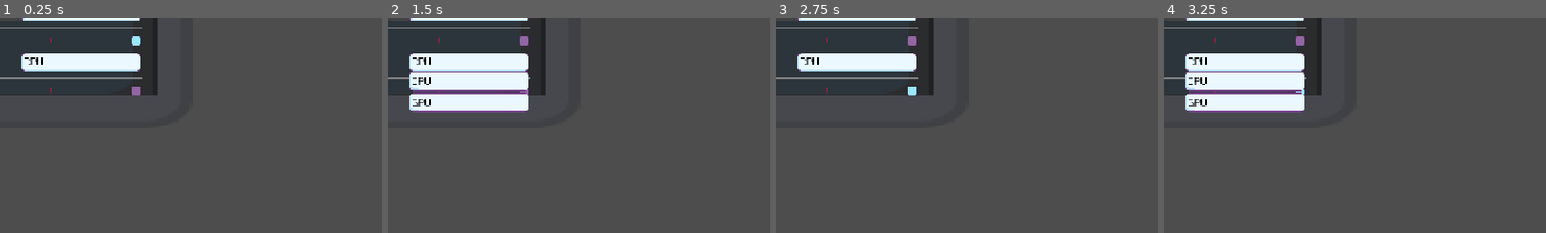
Above: before the commit, frames 1-4 (left to right).
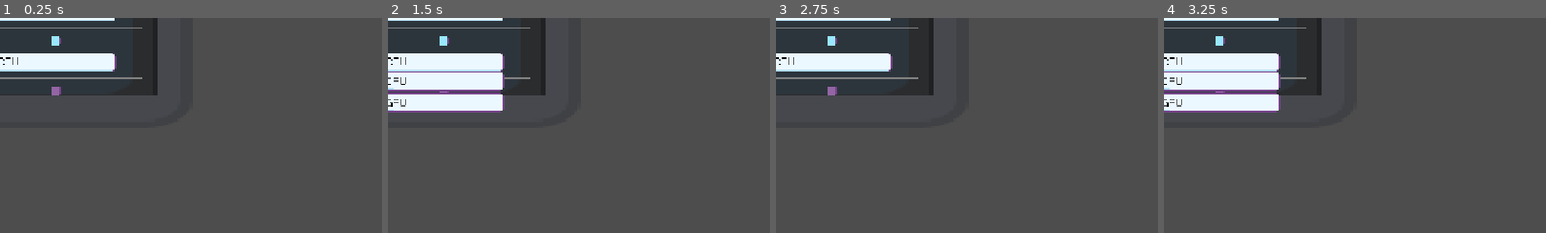
Above: after the commit, the same moments.

Repository: luankaike-code/felpo-jam-2026
Game: Godot game, scene res://scenes/pop_ups/pop_up_configs_in_game.tscn
The game is run twice, just before and just after one commit, with the same random seed, the same clock (stepped at 60 frames per second) and the same inputs. This scene is started directly instead of the project's main scene. The engine's default icon, where the game draws it, is replaced by a stand-in: a white triangle on a blue panel in a dark square.
Inputs (mouse positions are % of the whole screen's width and height, from its top left):
- Up to frame 1 (0.25 s): no input
- Up to frame 2 (1.5 s): tap Enter (ui_accept) at 0.5 s; drag from (18, 5) to (60, 28) at 0.52 s; click (11, 10) at 1.27 s
- Up to frame 3 (2.75 s): tap Enter (ui_accept) at 2 s; drag from (18, 17) to (45, 70) at 2.02 s
- Up to frame 4 (3.25 s): tap Enter (ui_accept) at 2.75 s; move the mouse to (11, 31) at 2.77 s; click (11, 31) at 2.92 s
The pictures show only the part of the screen within x 0-50%, y 0-50%; the shares and areas given below are measured in that part.

The runs differ from the first frame. In frame 1, 1.7% of the frame differs, in the area x 0-37%, y 0-36%; in frame 2, 4.2%, in the area x 0-37%, y 0-44%; in frame 3, 1.7%; in frame 4, 4.2%.

Commit message:
Update ConfigField

Diff:
--- a/felpojam-2026-game-code/scenes/HUD/config_field.tscn
+++ b/felpojam-2026-game-code/scenes/HUD/config_field.tscn
@@ -3,18 +3,7 @@
 [ext_resource type="Script" uid="uid://dewqg3lvg5y7s" path="res://scripts/HUD/config_field.gd" id="1_c6nmi"]
 [ext_resource type="LabelSettings" uid="uid://ckpsmscigpqim" path="res://styles/label.tres" id="2_ja441"]
 
-[sub_resource type="StyleBoxLine" id="StyleBoxLine_c6nmi"]
-content_margin_left = 0.0
-content_margin_top = 4.0
-content_margin_right = 0.0
-content_margin_bottom = 4.0
-color = Color(0.9336415, 0, 0.2246106, 1)
-grow_begin = 2.0
-grow_end = 2.0
-thickness = 3
-vertical = true
-
-[node name="HBoxContainer" type="HBoxContainer" unique_id=502982208]
+[node name="ConfigField" type="HBoxContainer" unique_id=502982208]
 anchors_preset = 10
 anchor_right = 1.0
 offset_bottom = 23.0
@@ -26,9 +15,3 @@
 custom_minimum_size = Vector2(200, 0)
 layout_mode = 2
 label_settings = ExtResource("2_ja441")
-
-[node name="OptionButton2" type="VSeparator" parent="." unique_id=732974346]
-layout_mode = 2
-size_flags_horizontal = 6
-size_flags_vertical = 4
-theme_override_styles/separator = SubResource("StyleBoxLine_c6nmi")
